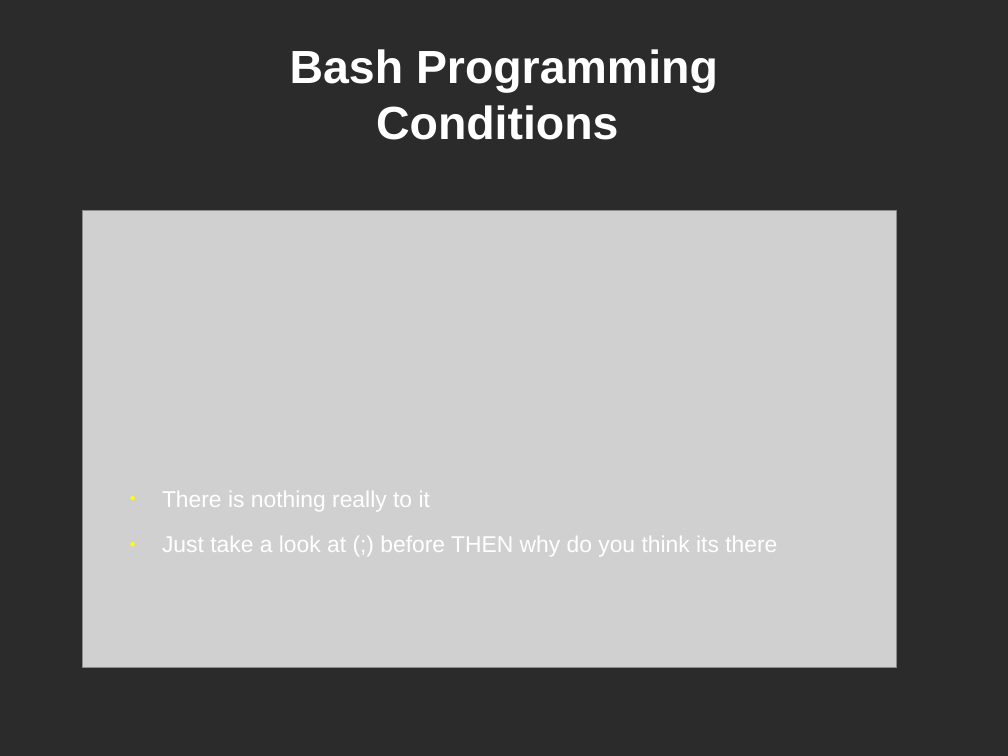
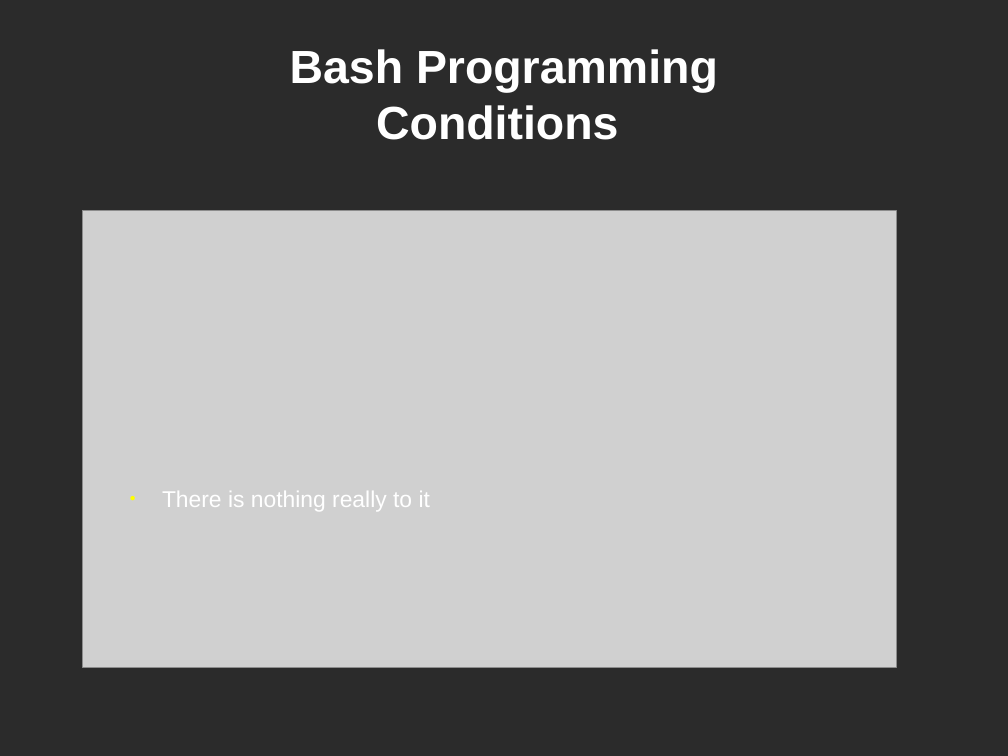
Before and after one commit to aminhjz-old/bashprogramming, a slide deck: slide 11 of bash_programming.odp. Drawn at 1008x756 pixels with LibreOffice and Linux fonts; fonts in the diff are those of the drawing; grey boxes stand for pictures; background and template pictures are left out; a plain dark background stands for a picture behind light text. Boxes give left, top, right and bottom in pixels: in the first picture for what was removed or moved away, otherwise in the second. Text is boxed around its words. In the diff, an @@ line names an element or a change of style, - is before the commit and + after.

```diff
--- a/bash_programming.odp
+++ b/bash_programming.odp
@@ text at [162, 536, 777, 556]: paragraph removed @@
-● Just take a look at (;) before THEN why do you think its there
```
Also in this commit, not shown: 5 other slides changed, 1 slide added, 1 slide removed.
